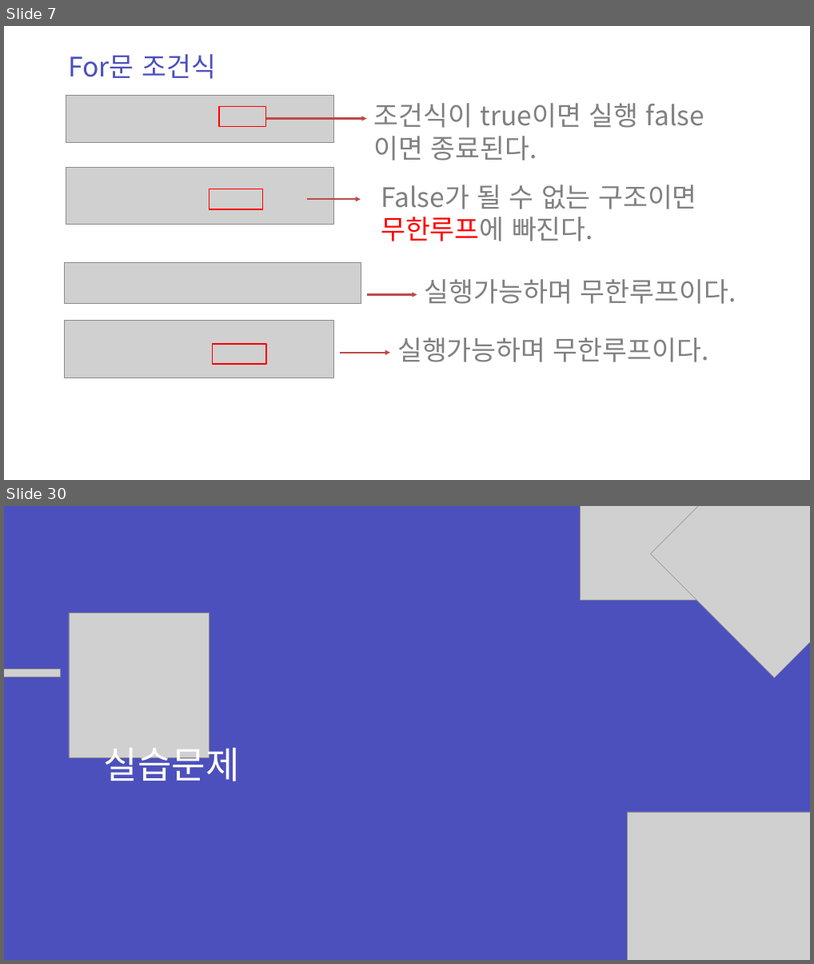
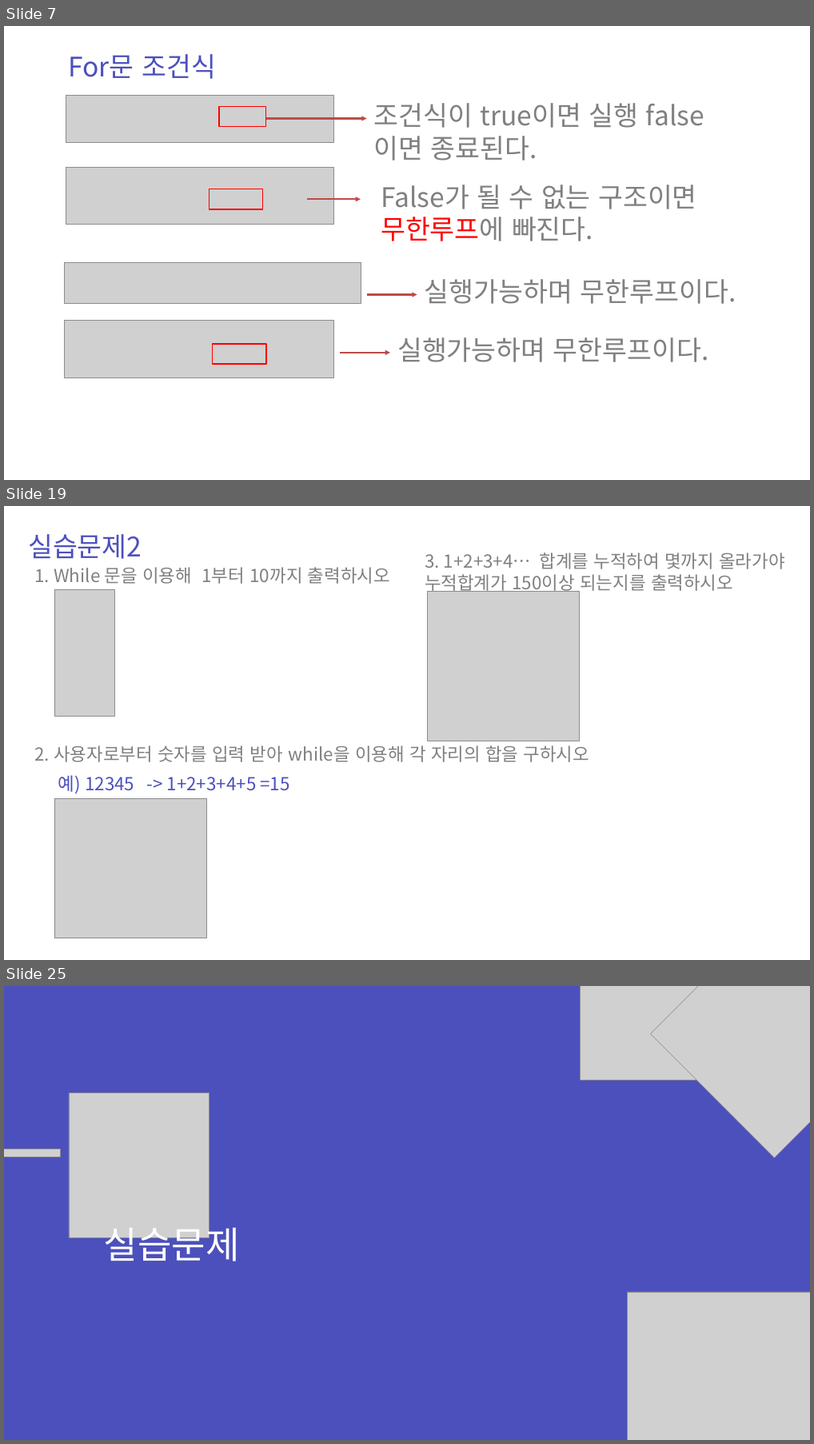
Before and after one commit to zest132/JavaLecture, a slide deck: JavaLecture/LectureFile/java 4강.pptx. Shown one above the other, each under a label of ours: slides 7 and 30 before the commit, slides 7, 19 and 25 after it; the slides between them are not shown. The pictures are 814x964 and 814x1444 pixels, drawn with LibreOffice and Linux fonts; fonts in the diff are those of the drawing; grey boxes stand for pictures. Boxes give left, top, right and bottom in pixels: in the first picture for what was removed or moved away, otherwise in the second. Text is boxed around its words. In the diff, an @@ line names an element or a change of style, - is before the commit and + after.

```diff
--- a/JavaLecture/LectureFile/java 4강.pptx
+++ b/JavaLecture/LectureFile/java 4강.pptx
@@ slide 19 added at (x1=4, y1=506, x2=810, y2=960), background #FFFFFF @@
@@ text added at (x1=28, y1=534, x2=142, y2=559), 48 pt, text #4C50BC @@
+실습문제2
@@ text added at (x1=425, y1=552, x2=785, y2=593), 32 pt, text #808080 @@
+3. 1+2+3+4… 합계를 누적하여 몇까지 올라가야 누적합계가 150이상 되는지를 출력하시오
@@ text added at (x1=35, y1=567, x2=390, y2=584), 32 pt, text #808080 @@
+1. While 문을 이용해 1부터 10까지 출력하시오
@@ picture added at (x1=54, y1=589, x2=115, y2=716) @@
@@ picture added at (x1=427, y1=591, x2=580, y2=740) @@
@@ text added at (x1=35, y1=745, x2=590, y2=762), 32 pt, text #808080 @@
+2. 사용자로부터 숫자를 입력 받아 while을 이용해 각 자리의 합을 구하시오
@@ text added at (x1=58, y1=775, x2=290, y2=793), 32 pt, text #4C50BC @@
+예) 12345 -> 1+2+3+4+5 =15
@@ picture added at (x1=54, y1=798, x2=206, y2=938) @@
@@ what was slide 30 is now slide 25 @@
```
Also in this commit, not shown: 3 slides changed, 14 other slides added, 20 slides removed, 4 other files.
